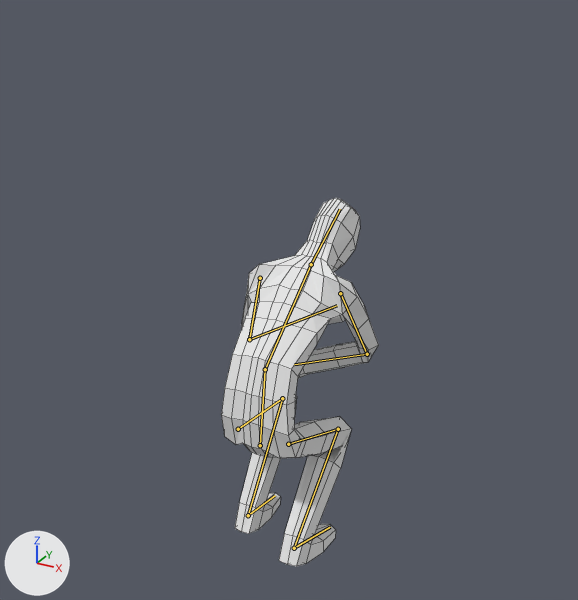
The Blender file Assets/Models/Character/CHAR.blend, before and after one commit.
Both versions are drawn from a 50 mm camera at (13.3, -23.1, 22.8) aimed at (-0.4, 1.9, 10.3). Arrows for +X, +Y and +Z are at lower left; the lights stay in place. Both versions are drawn at frame 10 of the action 'ArmatureAction'; the numbers are the values there. The bones that bend it are drawn over the model as lines. Mesh edges are drawn as thin lines.
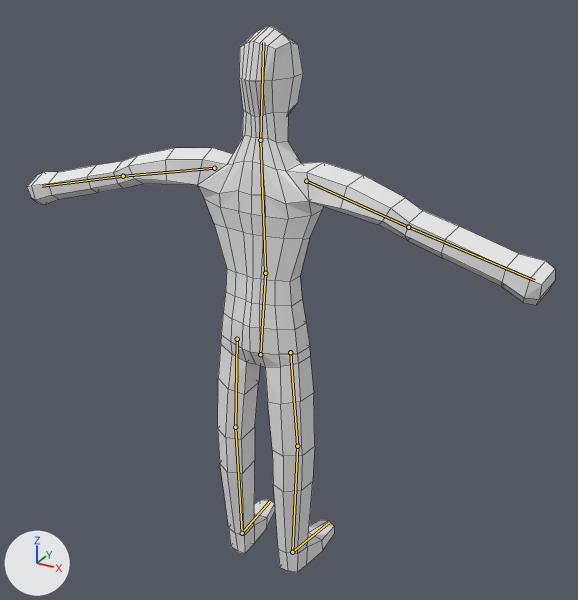
What changed in the scene script:
```text
Change bone_bone:
    where bone_bone = bpy.data.objects['Armature'].pose.bones['Bone']
    bone_bone.location: (-0.02, -1.99, -0.25) -> (0.0, 0.0, 0.0)
    bone_bone.rotation_quaternion: (1.0, -0.018, -0.003, 0.009) -> (1.0, 0.0, 0.0, 0.0)  # degrees (-2, 0, 1) -> degrees (0, 0, 0)
Change bone_bone_001:
    where bone_bone_001 = bpy.data.objects['Armature'].pose.bones['Bone.001']  # child of 'Bone'
    bone_bone_001.rotation_quaternion: (0.899, -0.437, 0.0, -0.002) -> (1.0, 0.0, 0.0, 0.0)  # degrees (-52, 0, 0) -> degrees (0, 0, 0)
Change bone_arm1_l:
    where bone_arm1_l = bpy.data.objects['Armature'].pose.bones['ARM1.L']  # child of 'Bone.001'
    bone_arm1_l.rotation_quaternion: (0.748, -0.645, -0.107, 0.114) -> (0.88, 0.02, 0.103, 0.441)  # degrees (-82, -1, 18) -> degrees (8, 10, 54)
Change bone_arm2_l:
    where bone_arm2_l = bpy.data.objects['Armature'].pose.bones['ARM2.L']  # child of 'ARM1.L'
    bone_arm2_l.rotation_quaternion: (0.861, 0.134, -0.256, 0.419) -> (0.975, 0.148, 0.055, -0.158)  # degrees (1, -34, 52) -> degrees (16, 9, -17)
Change bone_arm1_r_001:
    where bone_arm1_r_001 = bpy.data.objects['Armature'].pose.bones['ARM1.R.001']  # child of 'Bone.001'
    bone_arm1_r_001.rotation_quaternion: (0.837, -0.509, 0.107, -0.169) -> (0.871, -0.014, -0.121, -0.453)  # degrees (-63, 0, -23) -> degrees (5, -13, -56)
Change bone_arm2_r_001:
    where bone_arm2_r_001 = bpy.data.objects['Armature'].pose.bones['ARM2.R.001']  # child of 'ARM1.R.001'
    bone_arm2_r_001.rotation_quaternion: (0.513, 0.493, 0.238, 0.661) -> (0.982, -0.114, -0.04, 0.142)  # degrees (64, -24, 89) -> degrees (-14, -3, 17)
Change bone_leg1_r:
    where bone_leg1_r = bpy.data.objects['Armature'].pose.bones['LEG1.R']  # child of 'Bone'
    bone_leg1_r.rotation_quaternion: (0.762, 0.276, -0.036, 0.585) -> (1.0, 0.0, 0.0, 0.0)  # degrees (24, -22, 70) -> degrees (0, 0, 0)
Change bone_leg2_r:
    where bone_leg2_r = bpy.data.objects['Armature'].pose.bones['LEG2.R']  # child of 'LEG1.R'
    bone_leg2_r.rotation_quaternion: (0.498, 0.513, -0.037, -0.698) -> (1.0, 0.0, 0.0, 0.0)  # degrees (50, 43, -88) -> degrees (0, 0, 0)
Change bone_leg3_r:
    where bone_leg3_r = bpy.data.objects['Armature'].pose.bones['LEG3.R']  # child of 'LEG2.R'
    bone_leg3_r.rotation_quaternion: (0.961, 0.268, -0.023, 0.062) -> (1.0, 0.0, 0.0, 0.0)  # degrees (31, -4, 6) -> degrees (0, 0, 0)
Change bone_leg1_l_001:
    where bone_leg1_l_001 = bpy.data.objects['Armature'].pose.bones['LEG1.L.001']  # child of 'Bone'
    bone_leg1_l_001.rotation_quaternion: (0.813, 0.247, 0.041, 0.525) -> (1.0, 0.0, 0.0, 0.0)  # degrees (27, -11, 63) -> degrees (0, 0, 0)
Change bone_leg2_l_001:
    where bone_leg2_l_001 = bpy.data.objects['Armature'].pose.bones['LEG2.L.001']  # child of 'LEG1.L.001'
    bone_leg2_l_001.rotation_quaternion: (0.542, 0.498, 0.023, -0.677) -> (1.0, 0.0, 0.0, 0.0)  # degrees (45, 44, -83) -> degrees (0, 0, 0)
Change bone_leg3_l_001:
    where bone_leg3_l_001 = bpy.data.objects['Armature'].pose.bones['LEG3.L.001']  # child of 'LEG2.L.001'
    bone_leg3_l_001.rotation_quaternion: (0.948, 0.308, 0.036, 0.072) -> (1.0, 0.0, 0.0, 0.0)  # degrees (36, 1, 9) -> degrees (0, 0, 0)
```

What differs and where, as boxes (x1, y1, x2, y2) in the pictures (578 x 600 px):
'Cube', posed (233% wider, 48% taller)
    before: (221, 198, 379, 566)
    after: (27, 26, 555, 572)
bone 'Bone', root to tip
    before: (260, 445) to (265, 369)
    after: (260, 354) to (265, 273)
bone 'Bone.001', root to tip
    before: (265, 369) to (311, 264)
    after: (265, 273) to (260, 140)
bone 'ARM1.L', root to tip
    before: (340, 293) to (367, 354)
    after: (306, 181) to (408, 227)
bone 'ARM2.L', root to tip
    before: (367, 354) to (294, 364)
    after: (408, 227) to (534, 280)
bone 'ARM1.R.001', root to tip
    before: (260, 278) to (249, 339)
    after: (214, 168) to (123, 176)
bone 'ARM2.R.001', root to tip
    before: (249, 339) to (337, 305)
    after: (123, 176) to (42, 186)
bone 'LEG1.R', root to tip
    before: (238, 429) to (282, 398)
    after: (237, 339) to (235, 427)
bone 'LEG2.R', root to tip
    before: (282, 398) to (248, 515)
    after: (235, 427) to (242, 533)
bone 'LEG3.R', root to tip
    before: (248, 515) to (275, 495)
    after: (242, 533) to (269, 501)
bone 'LEG1.L.001', root to tip
    before: (288, 444) to (338, 429)
    after: (290, 352) to (297, 446)
bone 'LEG2.L.001', root to tip
    before: (338, 429) to (294, 548)
    after: (297, 446) to (292, 552)
bone 'LEG3.L.001', root to tip
    before: (294, 548) to (330, 527)
    after: (292, 552) to (329, 522)
